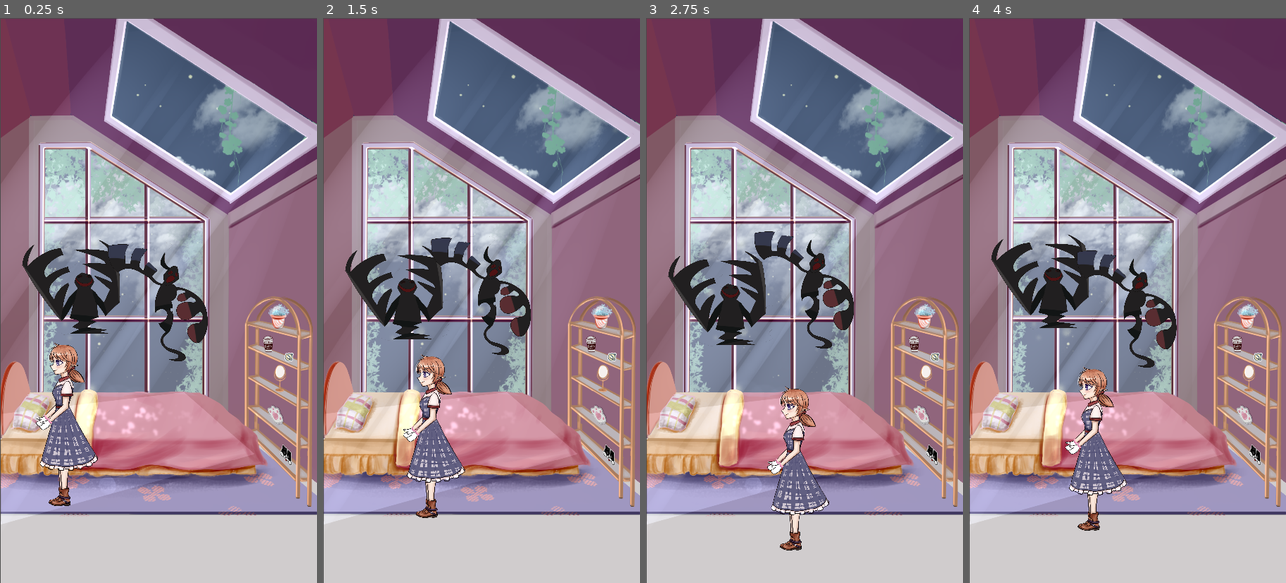
Above: before the commit, frames 1-4 (left to right).
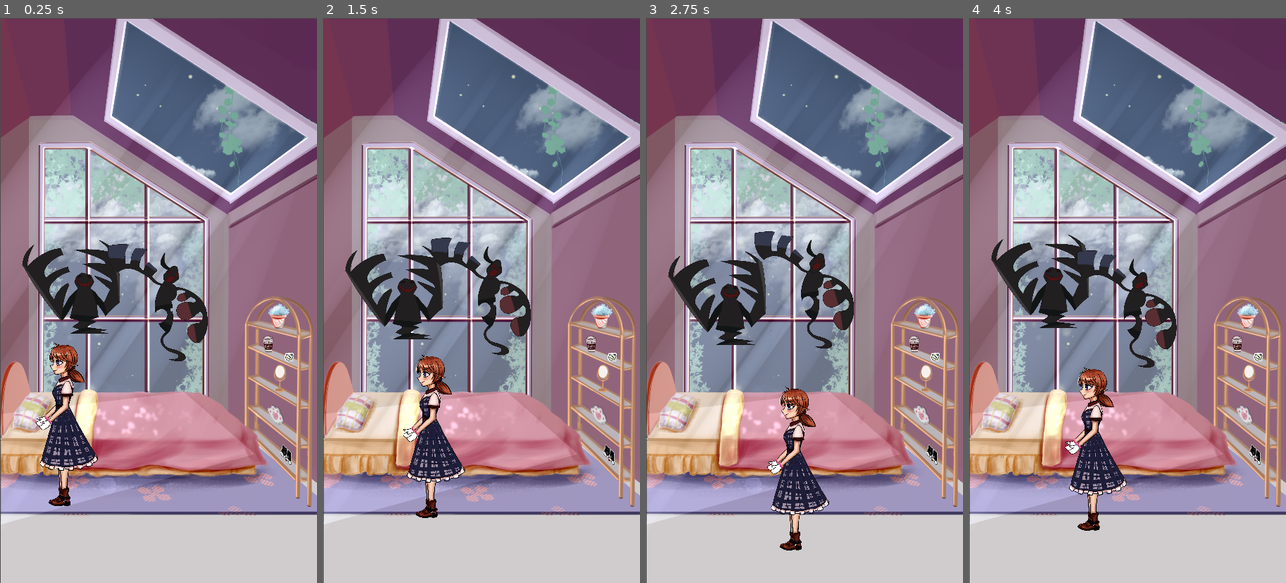
Above: after the commit, the same moments.

Repository: MikuNuonuo/infinial_dreams
Game: Godot game, scene res://Level.tscn
Same seed, same stepped clock (60 frames per second), same inputs: the game is played once before the commit and once after it.
Inputs (mouse positions are in pixels of both pictures, inside the frame that each line leads up to):
- Up to frame 1 (0.25 s): no input
- Up to frame 2 (1.5 s): move the mouse to (551, 272) at 0.52 s; hold D (right) 0.53-1.28 s; click (551, 272) at 0.67 s; move the mouse to (418, 328) at 1.27 s; hold S (down) from 1.28 s (still down); click (418, 328) at 1.42 s
- Up to frame 3 (2.75 s): move the mouse to (836, 176) at 2.02 s; release S (down) at 2.03 s; hold D (right) from 2.03 s (still down); click (836, 176) at 2.17 s
- Up to frame 4 (4 s): move the mouse to (1111, 413) at 2.77 s; release D (right) at 2.78 s; hold W (up) 2.78-3.53 s; click (1111, 413) at 2.92 s; move the mouse to (1222, 385) at 3.52 s; hold A (left) from 3.53 s (still down); click (1222, 385) at 3.67 s

The runs differ from the first frame. In frame 1, 2.2% of the frame differs, in the area x 11-93%, y 50-87%; in frame 2, 2.2%, in the area x 25-93%, y 50-89%; in frame 3, 2.2%; in frame 4, 2.2%.

Commit message:
add drag and drop

Diff:
--- /dev/null
+++ b/Bell.gd
@@ -0,0 +1,29 @@
+extends Node2D
+
+
+var selected = false
+var mouse_offset
+
+# Called when the node enters the scene tree for the first time.
+func _ready():
+	pass # Replace with function body.
+
+
+# Called every frame. 'delta' is the elapsed time since the previous frame.
+#func _process(delta):
+#	pass
+
+func _process(delta):
+	if selected:
+		followMouse()
+
+func _on_Area2D_input_event(viewport, event, shape_idx):
+	if event is InputEventMouseButton and event.button_index == BUTTON_LEFT:
+		if event.pressed:
+			mouse_offset = position - get_global_mouse_position()
+			selected = true
+		else:
+			selected = false
+
+func followMouse():
+	position = get_global_mouse_position() + mouse_offset
--- a/Level.tscn
+++ b/Level.tscn
@@ -7,6 +7,10 @@
 [ext_resource path="res://Asset/level1dark.png" type="Texture" id=5]
 [ext_resource path="res://Asset/gohst2.png" type="Texture" id=6]
 [ext_resource path="res://Ghost.gd" type="Script" id=7]
+[ext_resource path="res://Bell.gd" type="Script" id=8]
+[ext_resource path="res://Asset/snowflower.png" type="Texture" id=9]
+[ext_resource path="res://Asset/mirror.png" type="Texture" id=10]
+[ext_resource path="res://Asset/bell.png" type="Texture" id=11]
 
 [sub_resource type="Animation" id=2]
 length = 0.001
@@ -102,6 +106,9 @@
 [sub_resource type="RectangleShape2D" id=1]
 extents = Vector2( 90.5, 279.5 )
 
+[sub_resource type="CircleShape2D" id=7]
+radius = 18.0278
+
 [node name="Level1Dark" type="Node2D"]
 position = Vector2( 543, 963 )
 
@@ -160,3 +167,28 @@
 [node name="CollisionShape2D" type="CollisionShape2D" parent="Player"]
 position = Vector2( 7, 51 )
 shape = SubResource( 1 )
+
+[node name="Mirror" type="Sprite" parent="."]
+position = Vector2( 412, 262 )
+texture = ExtResource( 10 )
+
+[node name="Snowflower" type="Sprite" parent="."]
+position = Vector2( 402, 55 )
+texture = ExtResource( 9 )
+
+[node name="Bell" type="Node2D" parent="."]
+script = ExtResource( 8 )
+
+[node name="Bell" type="Sprite" parent="Bell"]
+position = Vector2( 443, 189 )
+rotation = 0.341502
+scale = Vector2( 0.229868, 0.229868 )
+texture = ExtResource( 11 )
+
+[node name="Area2D" type="Area2D" parent="Bell"]
+
+[node name="CollisionShape2D" type="CollisionShape2D" parent="Bell/Area2D"]
+position = Vector2( 442, 189 )
+shape = SubResource( 7 )
+
+[connection signal="input_event" from="Bell/Area2D" to="Bell" method="_on_Area2D_input_event"]
--- a/Main.tscn
+++ b/Main.tscn
@@ -8,3 +8,5 @@
 
 [node name="Viewport" type="Viewport" parent="."]
 size = Vector2( 1080, 1920 )
+
+[node name="CanvasLayer" type="CanvasLayer" parent="."]
--- a/project.godot
+++ b/project.godot
@@ -49,6 +49,11 @@
 "events": [ Object(InputEventKey,"resource_local_to_scene":false,"resource_name":"","device":0,"alt":false,"shift":false,"control":false,"meta":false,"command":false,"pressed":false,"scancode":0,"physical_scancode":87,"unicode":0,"echo":false,"script":null)
  ]
 }
+Button_Left={
+"deadzone": 0.5,
+"events": [ Object(InputEventMouseButton,"resource_local_to_scene":false,"resource_name":"","device":0,"alt":false,"shift":false,"control":false,"meta":false,"command":false,"button_mask":0,"position":Vector2( 0, 0 ),"global_position":Vector2( 0, 0 ),"factor":1.0,"button_index":1,"pressed":false,"doubleclick":false,"script":null)
+ ]
+}
 
 [physics]
 
Not shown, changed: Asset/0394de65cdfd63494711320c6b88d39.png.import
Not shown: 1 places in Level.tscn that only renumber resources
Not shown, added: .DS_Store
